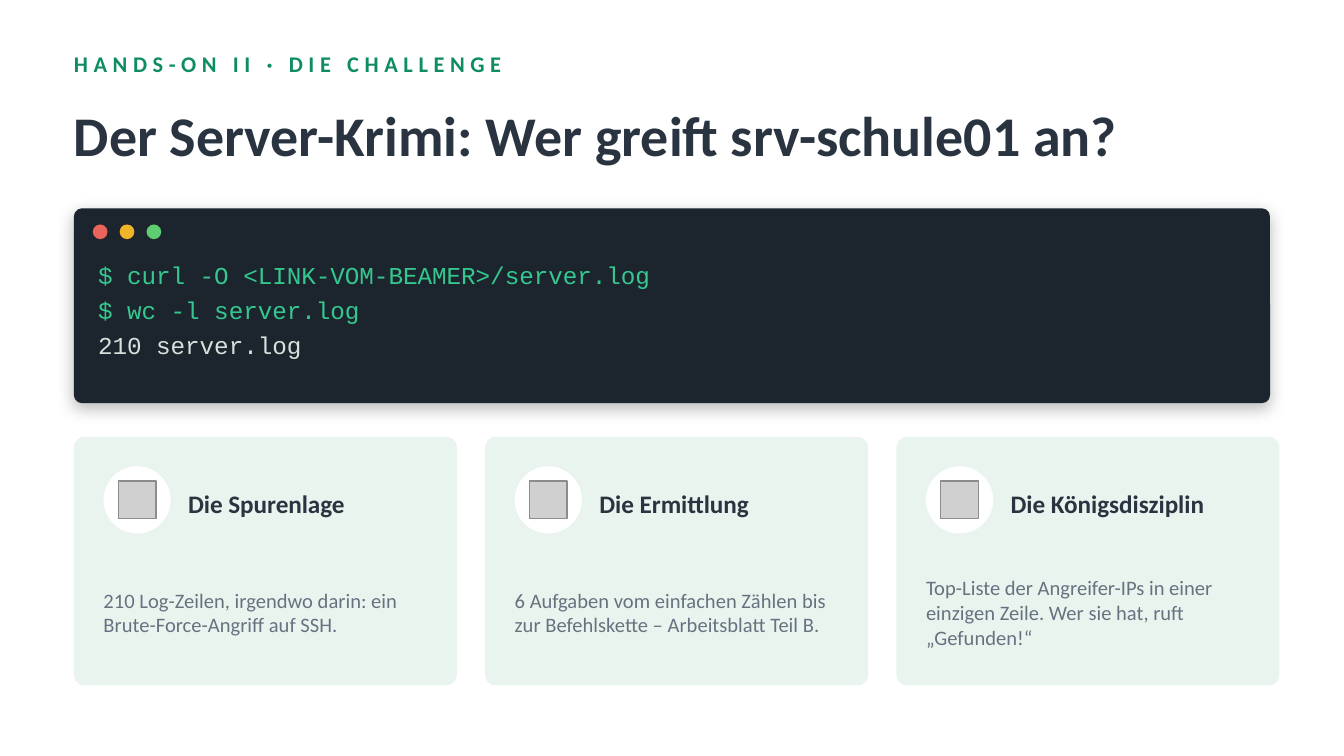
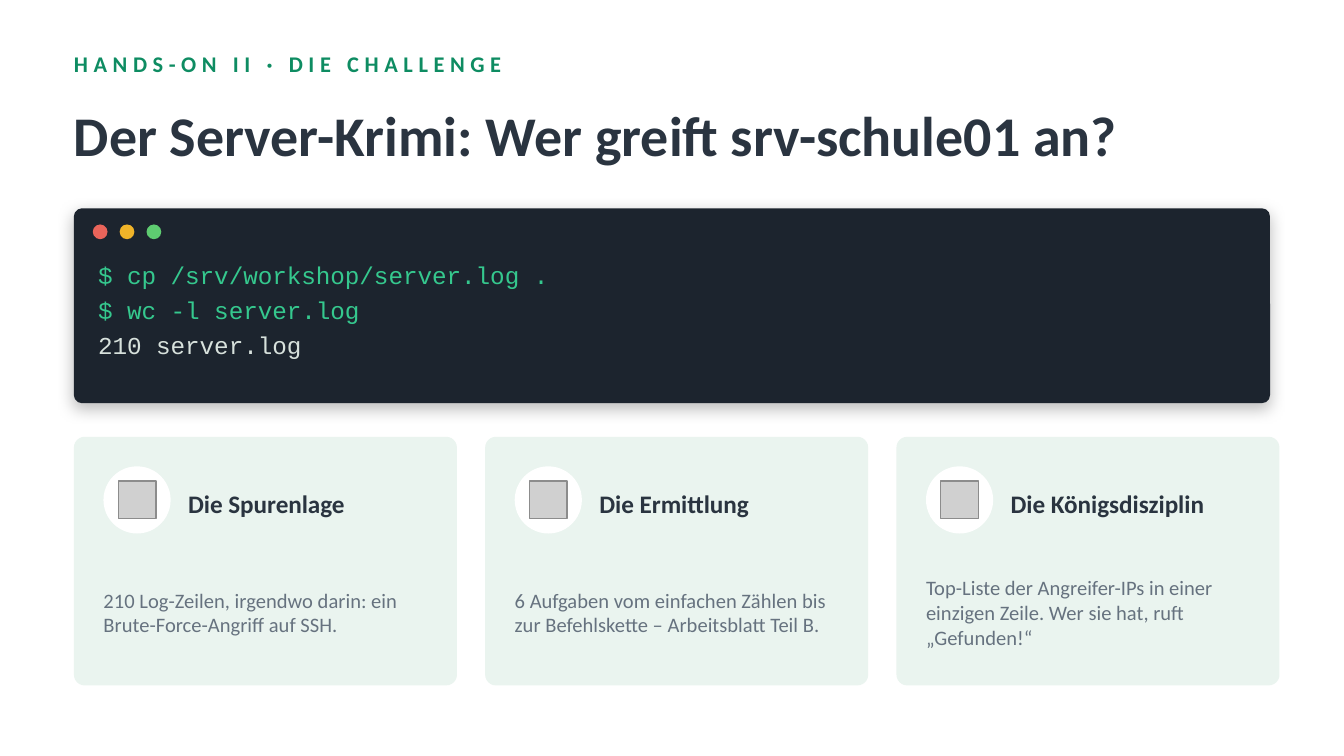
Before and after one commit to HerrZI/wsl2-school-lab, a slide deck: slide 11 of Workshop_WSL2_Linux_unterrichten.pptx. Drawn at 1344x756 pixels with LibreOffice and Linux fonts; fonts in the diff are those of the drawing; grey boxes stand for pictures. Boxes give left, top, right and bottom in pixels: in the first picture for what was removed or moved away, otherwise in the second. Text is boxed around its words. In the diff, an @@ line names an element or a change of style, - is before the commit and + after.

```diff
--- a/Workshop_WSL2_Linux_unterrichten.pptx
+++ b/Workshop_WSL2_Linux_unterrichten.pptx
@@ text at (127, 266, 520, 289): text changed @@
-$ curl -O <LINK-VOM-BEAMER>/server.log
+$ cp /srv/workshop/server.log .
```
Also in this commit, not shown: 3 other slides changed, 1 slide added, 1 slide removed, 6 other files.
